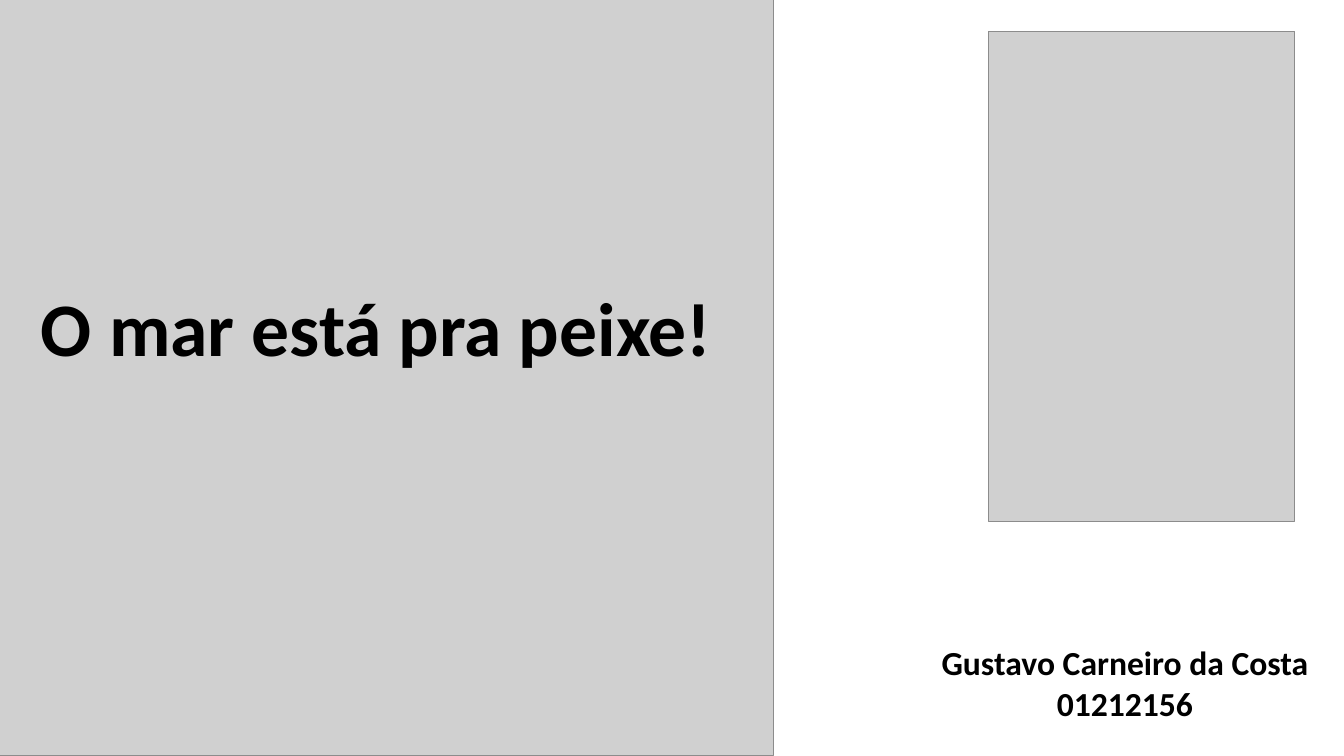
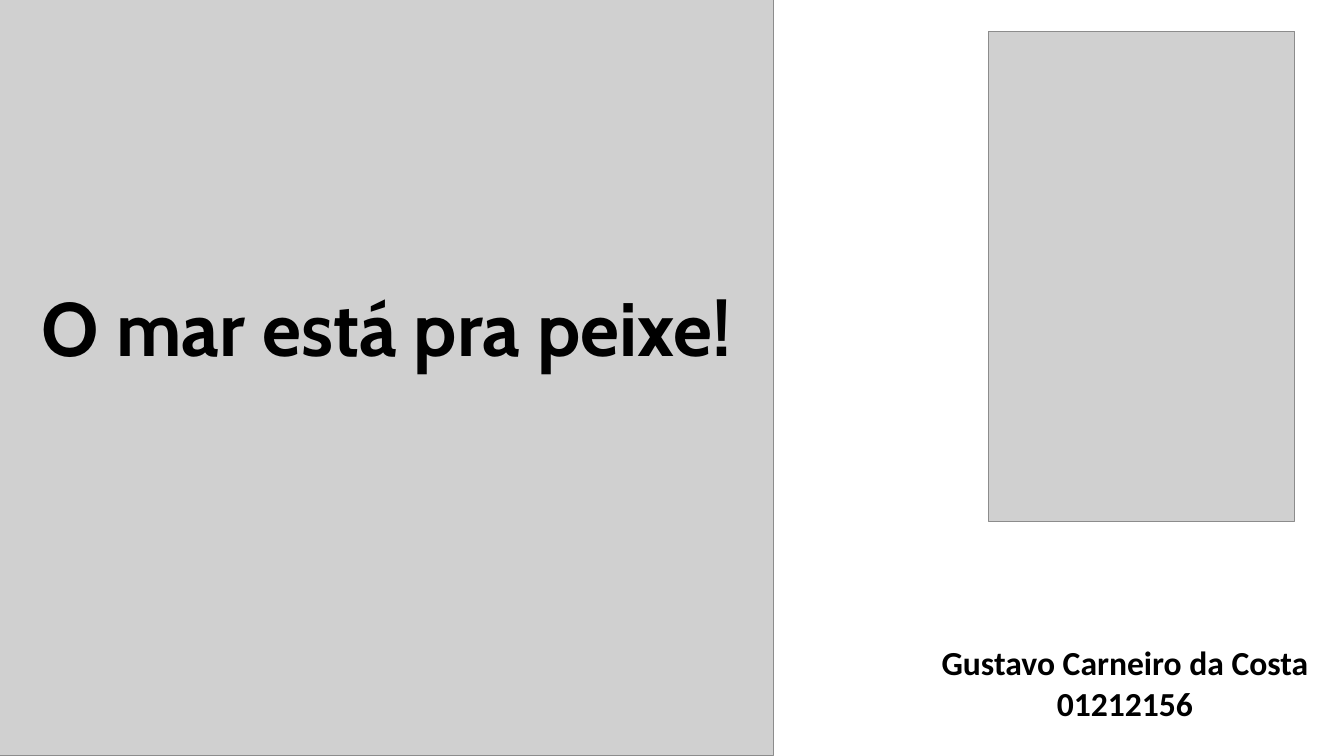
Before and after one commit to GustaCosta/site, a slide deck: slide 1 of SiteIndividual/Slideapresentação.pptm. Drawn at 1344x756 pixels with LibreOffice and Linux fonts; fonts in the diff are those of the drawing; grey boxes stand for pictures. Boxes give left, top, right and bottom in pixels: in the first picture for what was removed or moved away, otherwise in the second. Text is boxed around its words. In the diff, an @@ line names an element or a change of style, - is before the commit and + after.

```diff
--- a/SiteIndividual/Slideapresentação.pptm
+++ b/SiteIndividual/Slideapresentação.pptm
@@ text "O mar está pra peixe!" at (42,299,731,373): font Calibri to Cabin @@
```
Also in this commit, not shown: 5 other slides changed.
